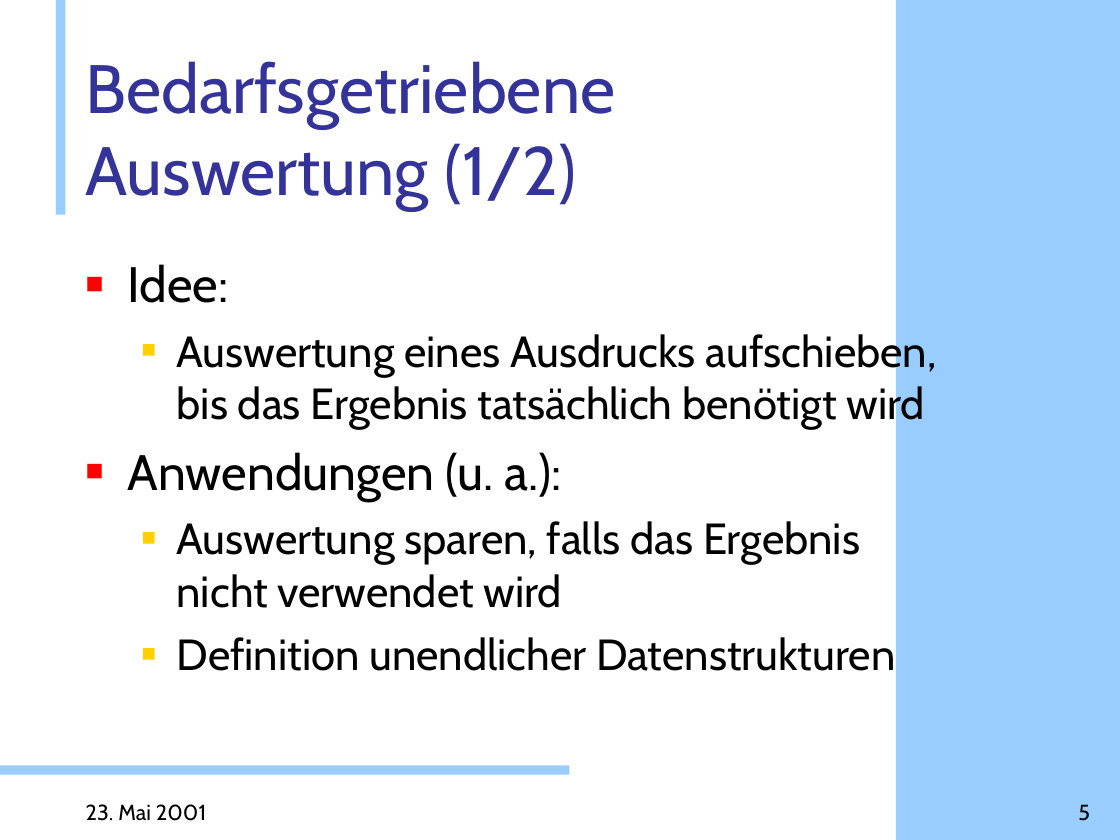
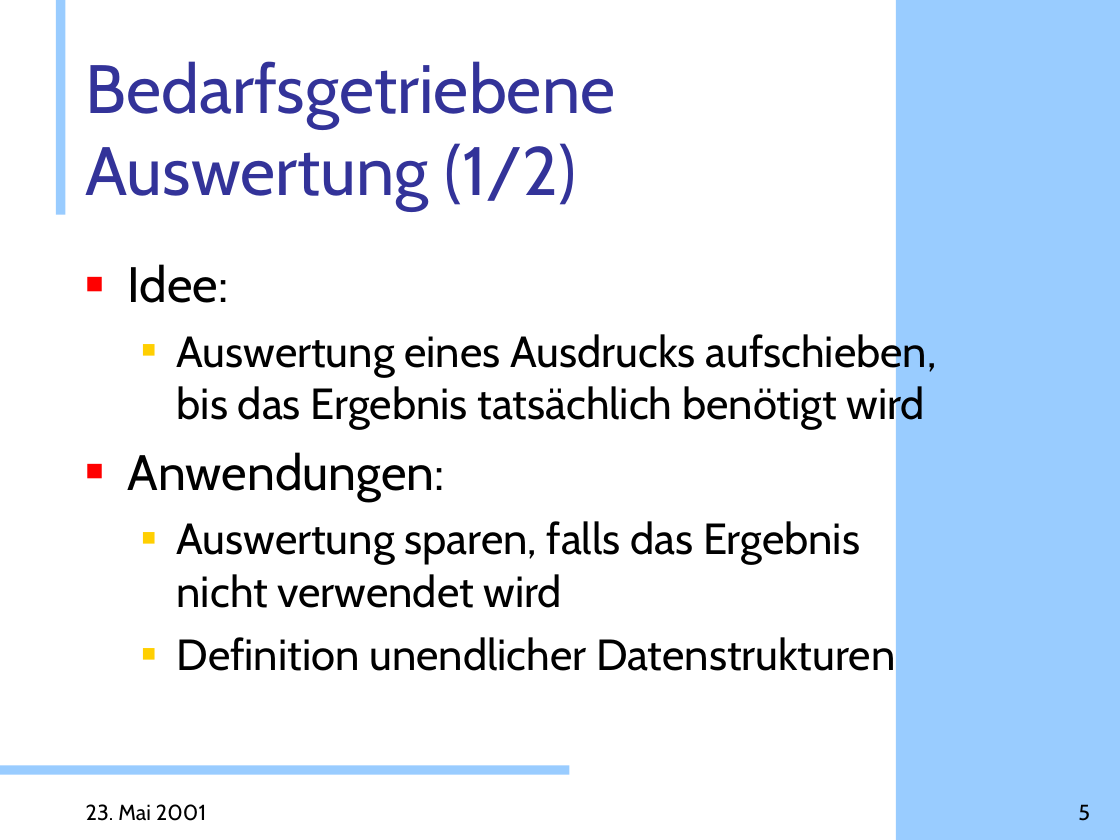
Before and after one commit to doublec/aliceml-abandoned, a slide deck: slide 5 of doc/presentations/Web-Projekt.ppt. Drawn at 1120x840 pixels with LibreOffice and Linux fonts; fonts in the diff are those of the drawing; background and template pictures are left out. Boxes give left, top, right and bottom in pixels: in the first picture for what was removed or moved away, otherwise in the second. Text is boxed around its words. In the diff, an @@ line names an element or a change of style, - is before the commit and + after.

```diff
--- a/doc/presentations/Web-Projekt.ppt
+++ b/doc/presentations/Web-Projekt.ppt
@@ text at box(128, 452, 445, 500): text changed @@
-■ Anwendungen (u. a.):
+■ Anwendungen:
```
Also in this commit, not shown: 4 other slides changed, 8 slides added.
